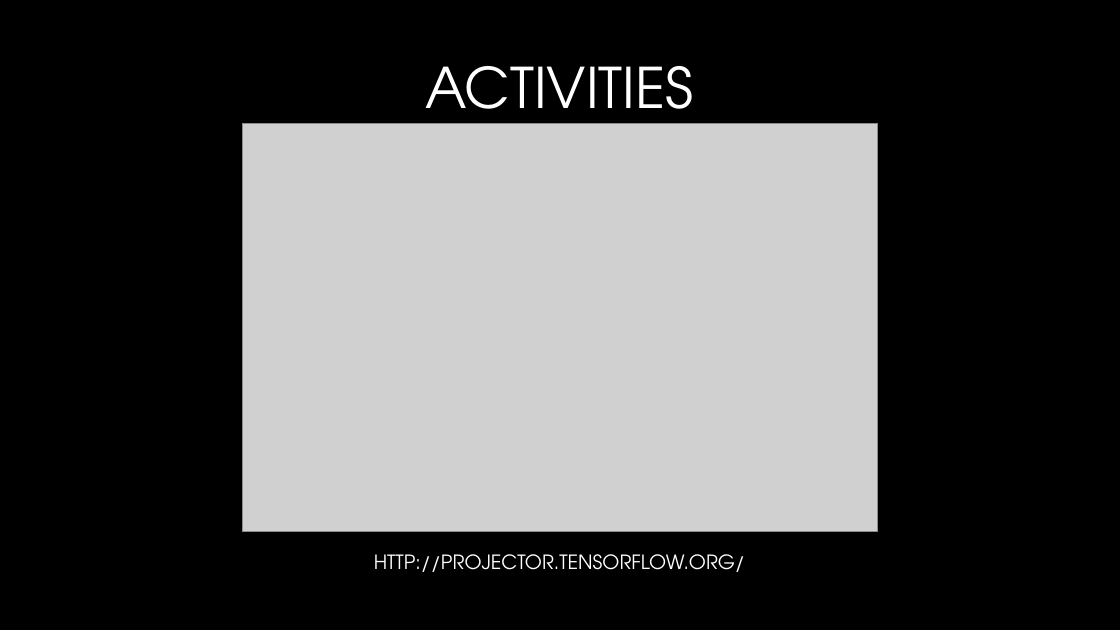
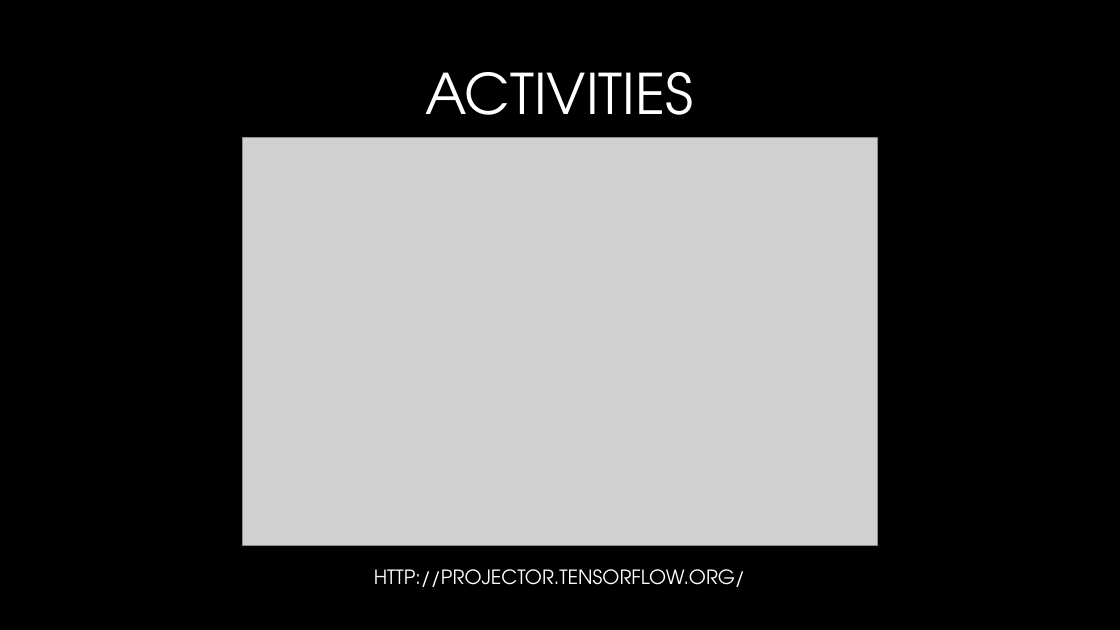
Before and after one commit to neelsoumya/visualization_lecture, a slide deck: slide 12 of Presentation_intro.pptx. Drawn at 1120x630 pixels with LibreOffice and Linux fonts; fonts in the diff are those of the drawing; grey boxes stand for pictures; background and template pictures are left out. Boxes give left, top, right and bottom in pixels: in the first picture for what was removed or moved away, otherwise in the second. Text is boxed around its words. In the diff, an @@ line names an element or a change of style, - is before the commit and + after.

```diff
--- a/Presentation_intro.pptx
+++ b/Presentation_intro.pptx
@@ title "ACTIVITIES": place and size @@
-title "ACTIVITIES" at bbox=[425, 66, 693, 133]
+title "ACTIVITIES" at bbox=[425, 72, 693, 140]
@@ picture: place and size @@
-picture at bbox=[243, 124, 877, 532]
+picture at bbox=[243, 137, 877, 545]
@@ subtitle "http://projector.tensorflow.org/": place and size @@
-subtitle "http://projector.tensorflow.org/" at bbox=[374, 554, 745, 572]
+subtitle "http://projector.tensorflow.org/" at bbox=[374, 569, 745, 587]
```
Also in this commit, not shown: 4 other slides changed, 7 slides added, 8 slides removed.
